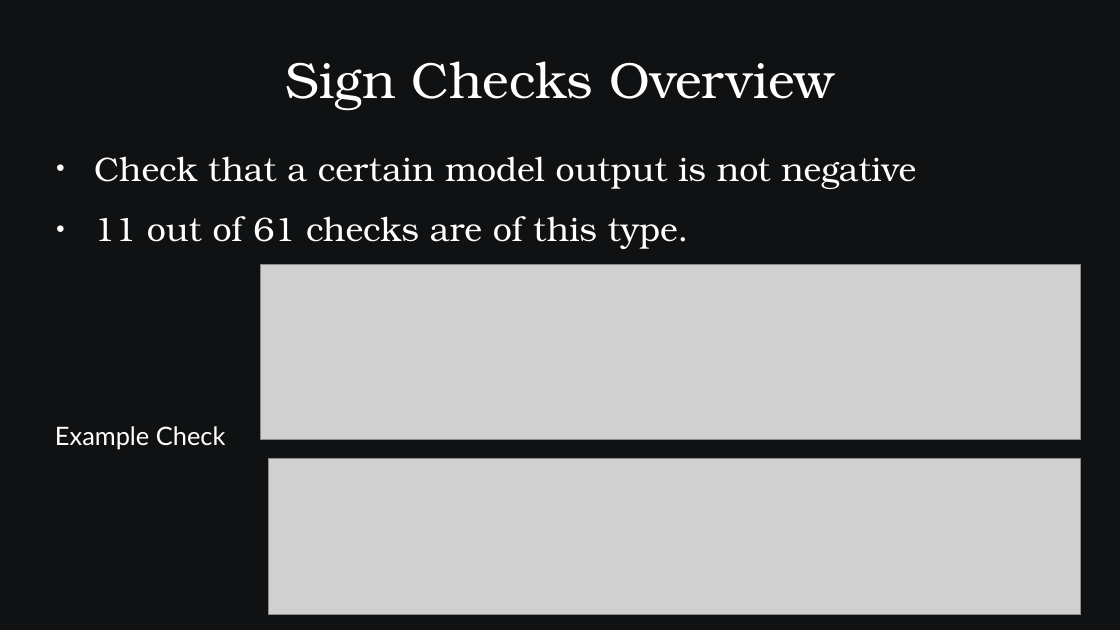
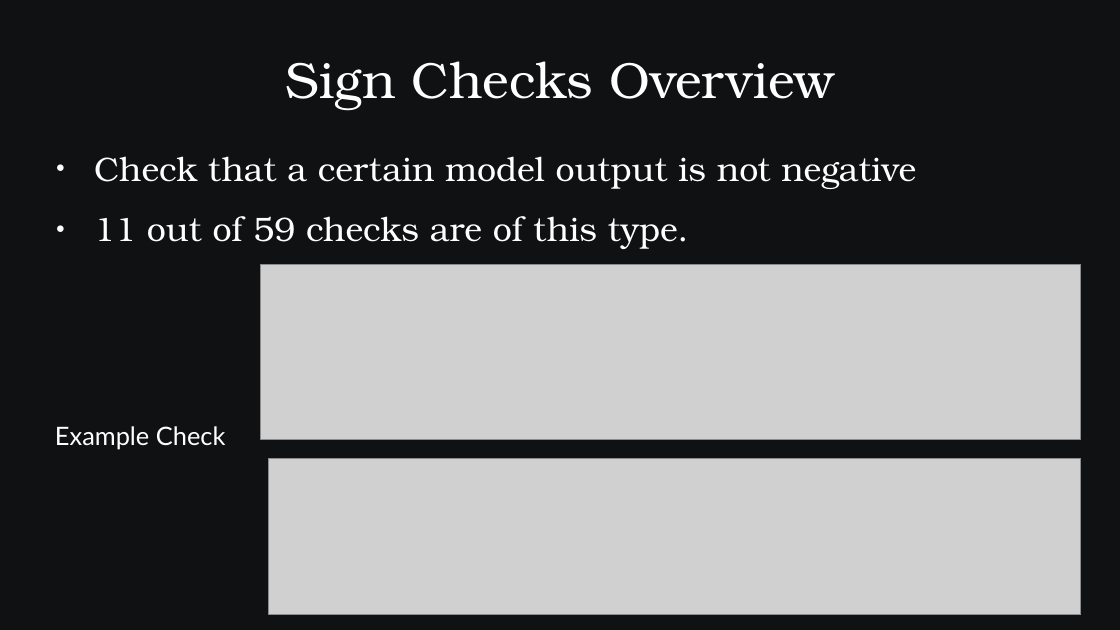
Before and after one commit to SamAllen06/lake_temp_work, a slide deck: slide 19 of documentation/for_collaborators/AnalysisOverview.pptx. Drawn at 1120x630 pixels with LibreOffice and Linux fonts; fonts in the diff are those of the drawing; grey boxes stand for pictures. Boxes give left, top, right and bottom in pixels: in the first picture for what was removed or moved away, otherwise in the second. Text is boxed around its words. In the diff, an @@ line names an element or a change of style, - is before the commit and + after.

Commit message:
Update number of checks
Stop counting two checks that were removed

```diff
--- a/documentation/for_collaborators/AnalysisOverview.pptx
+++ b/documentation/for_collaborators/AnalysisOverview.pptx
@@ text at [94,216,689,249]: text changed @@
-● 11 out of 61 checks are of this type.
+● 11 out of 59 checks are of this type.
```
Also in this commit, not shown: 5 other slides changed, 1 other file.
